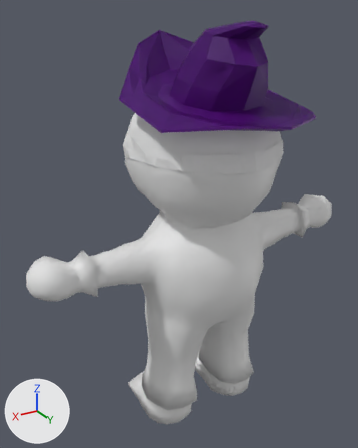
A saved change to the Blender file Blender assets/player.blend.
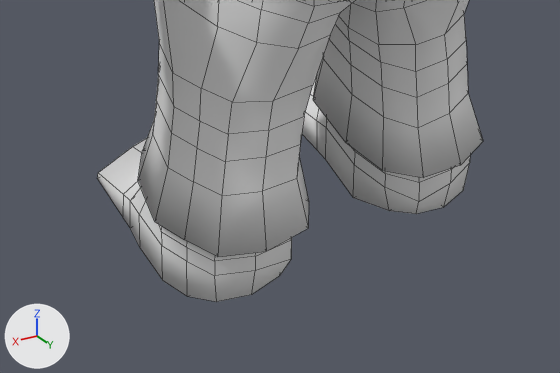
There are two pictures of each version: one whole from a 50 mm camera at (2.16, 3.21, 2.08) aimed at (0.19, -0.08, 0.44), one close up on the part from 27% to 78% of the width and 73% to 100% of the height. The lights are fixed; the arrows at lower left show +X, +Y and +Z. The close-ups show mesh edges as thin lines.

The older version as bpy lines, for what is in view:
```python
me_cube_001 = bpy.data.meshes.new('Cube.001')
me_cube_001.from_pydata(...)  # 994 vertices, 984 faces, 2 loose edges; spans x -1.75..1.75, y -0.87..0.76, z -1.67..1.81
me_cube_001.polygons.foreach_set('use_smooth', [True] * 984)
me_cube_001.materials.append(None)
ob_body = bpy.data.objects.new('body', me_cube_001)
ob_body.location = (0.0, 0.0, 0.0)
ob_body.scale = (0.858, 0.858, 0.858)
```
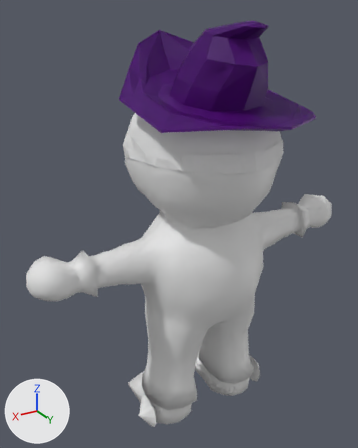
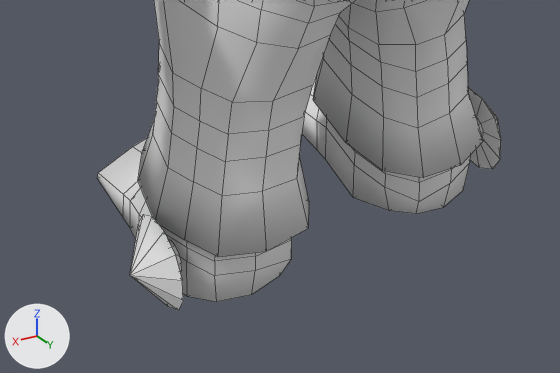
Where the change shows, as pixel boxes [x1, y1, x2, y2] in the close-ups (560 x 373 px):
'body', reshaped
    before: [98, 0, 483, 302]
    after: [98, 0, 501, 310]
part 1 of me_cube_001, added
    after: [130, 214, 183, 310]
part 2 of me_cube_001, added
    after: [468, 87, 501, 169]

What changed in the scene script:
```text
Change me_cube_001:
    used by ob_body; location = (0.0, 0.0, 0.0); scale = (0.858, 0.858, 0.858)
    remove me_cube_001.from_pydata(...)  # 994 vertices, 984 faces, 2 loose edges; spans x -1.75..1.75, y -0.87..0.76, z -1.67..1.81
    add me_cube_001.from_pydata(...)  # 1068 vertices, 1056 faces, 2 loose edges; spans x -1.75..1.75, y -0.87..0.76, z -1.67..1.81
    me_cube_001 part 1: a new loose piece of 37 vertices spanning x 0.64..0.81, y -0.09..0.24, z -1.67..-1.34
    me_cube_001 part 2: a new loose piece of 37 vertices spanning x -0.81..-0.64, y -0.09..0.24, z -1.67..-1.34
```
